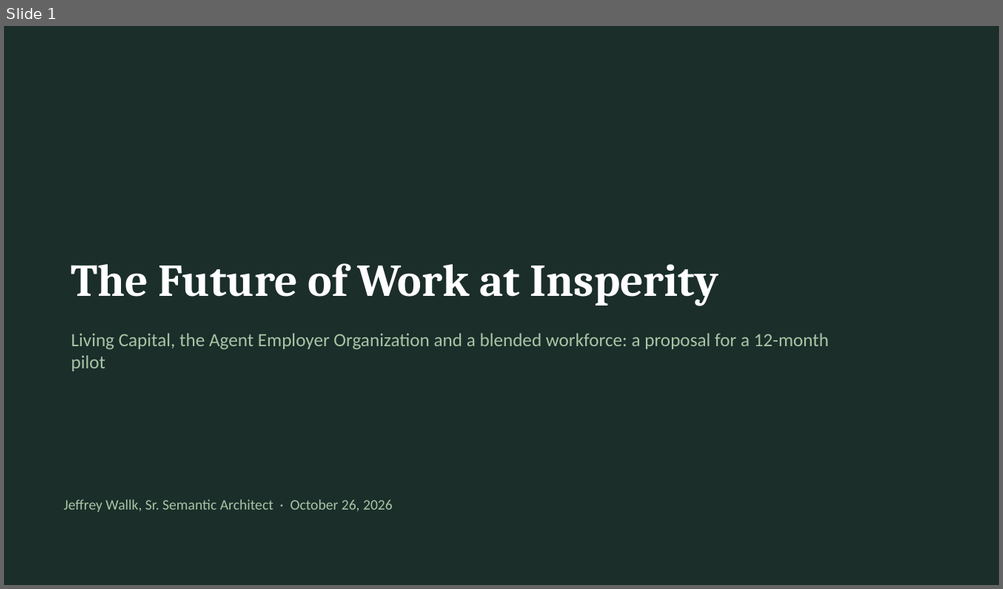
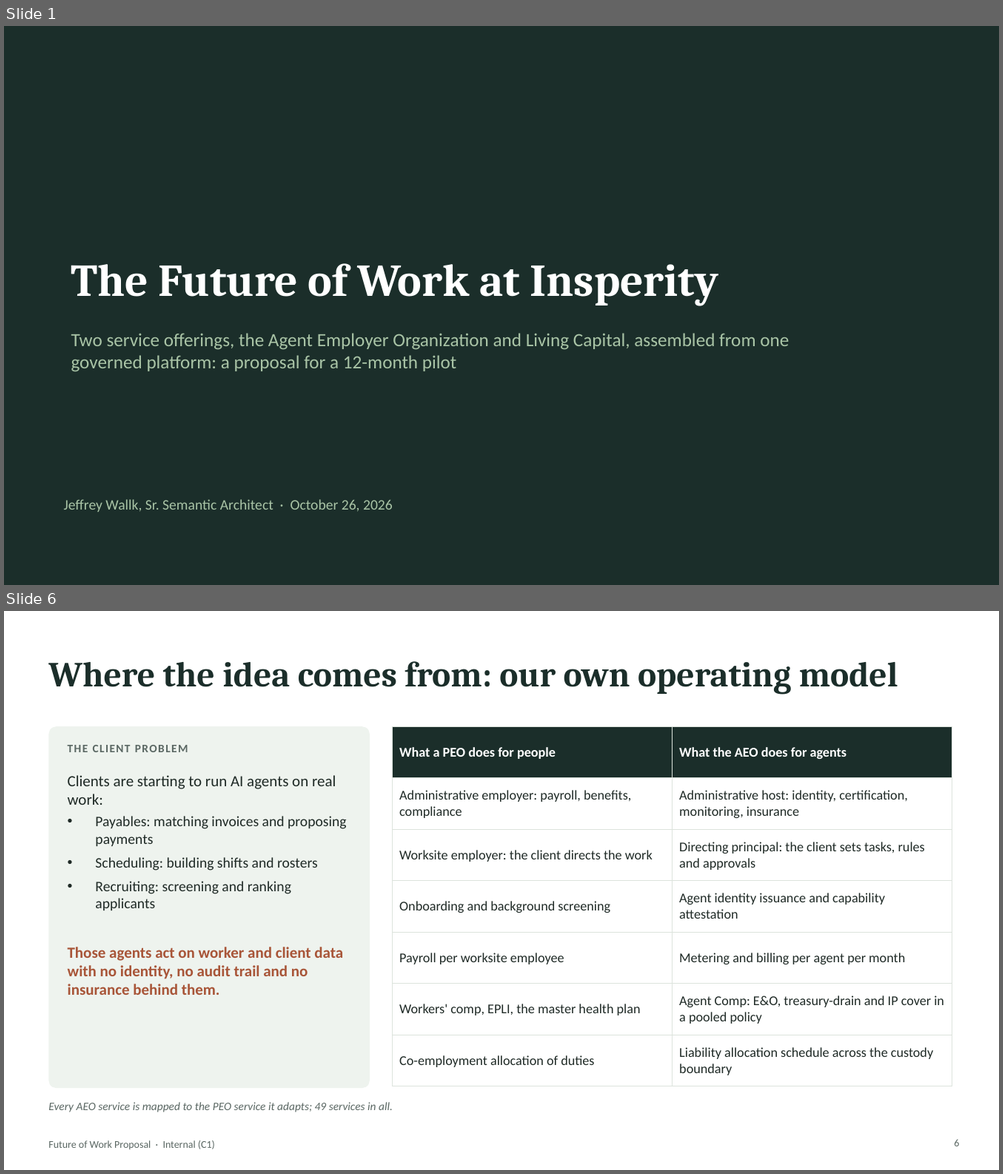
Before and after one commit to jeffw5/PLM-Dashboard, a slide deck: HR Services Provider/The Future of Work/Future-of-Work-Proposal.pptx. Shown one above the other, each under a label of ours: slide 1 before the commit, slides 1 and 6 after it; the slides between them are not shown. The pictures are 1003x589 and 1003x1174 pixels, drawn with LibreOffice and Linux fonts; fonts in the diff are those of the drawing. Boxes give left, top, right and bottom in pixels: in the first picture for what was removed or moved away, otherwise in the second. Text is boxed around its words. In the diff, an @@ line names an element or a change of style, - is before the commit and + after.

Commit message:
updated future work proposal

```diff
--- a/HR Services Provider/The Future of Work/Future-of-Work-Proposal.pptx
+++ b/HR Services Provider/The Future of Work/Future-of-Work-Proposal.pptx
@@ slide 6 added at box(4, 611, 999, 1170), background #FFFFFF @@
@@ title added at box(48, 661, 898, 694), 34 pt, text #1B2E2A, bold @@
+Where the idea comes from: our own operating model
@@ rounded rectangle added at box(48, 726, 370, 1088), fill #EEF3EE @@
@@ table added at box(392, 726, 951, 1079), 7 rows, 2 columns @@
+What a PEO does for people | What the AEO does for agents
+Administrative employer: payroll, benefits, compliance | Administrative host: identity, certification, monitoring, insurance
+Worksite employer: the client directs the work | Directing principal: the client sets tasks, rules and approvals
+Onboarding and background screening | Agent identity issuance and capability attestation
+Payroll per worksite employee | Metering and billing per agent per month
+Workers' comp, EPLI, the master health plan | Agent Comp: E&O, treasury-drain and IP cover in a pooled policy
+Co-employment allocation of duties | Liability allocation schedule across the custody boundary
@@ text added at box(68, 745, 188, 752), 11 pt, text #5A6763, bold @@
+THE CLIENT PROBLEM
@@ text added at box(68, 775, 336, 805), 15 pt, text #1F2A26 @@
+Clients are starting to run AI agents on real work:
@@ text added at box(95, 816, 347, 911), 14 pt, text #1F2A26 @@
+• Payables: matching invoices and proposing payments
+• Scheduling: building shifts and rosters
+• Recruiting: screening and ranking applicants
@@ text added at box(68, 947, 343, 995), 15 pt, text #A85538, bold @@
+Those agents act on worker and client data with no identity, no audit trail and no insurance behind them.
@@ text added at box(48, 1102, 392, 1113), 11 pt, text #5A6763, italic @@
+Every AEO service is mapped to the PEO service it adapts; 49 services in all.
@@ text added at box(48, 1141, 215, 1150), 10 pt, text #5A6763 @@
+Future of Work Proposal · Internal (C1)
@@ page number added at box(953, 1139, 959, 1147), 10 pt, text #5A6763 @@
+6
@@ slide 1 changed as well @@
@@ text at box(71, 333, 788, 372): text changed @@
-Living Capital, the Agent Employer Organization and a blended workforce: a proposal for a 12-month pilot
+Two service offerings, the Agent Employer Organization and Living Capital, assembled from one governed platform: a proposal for a 12-month pilot
```
Also in this commit, not shown: 10 other slides changed, 26 other slides added, 6 slides removed.
